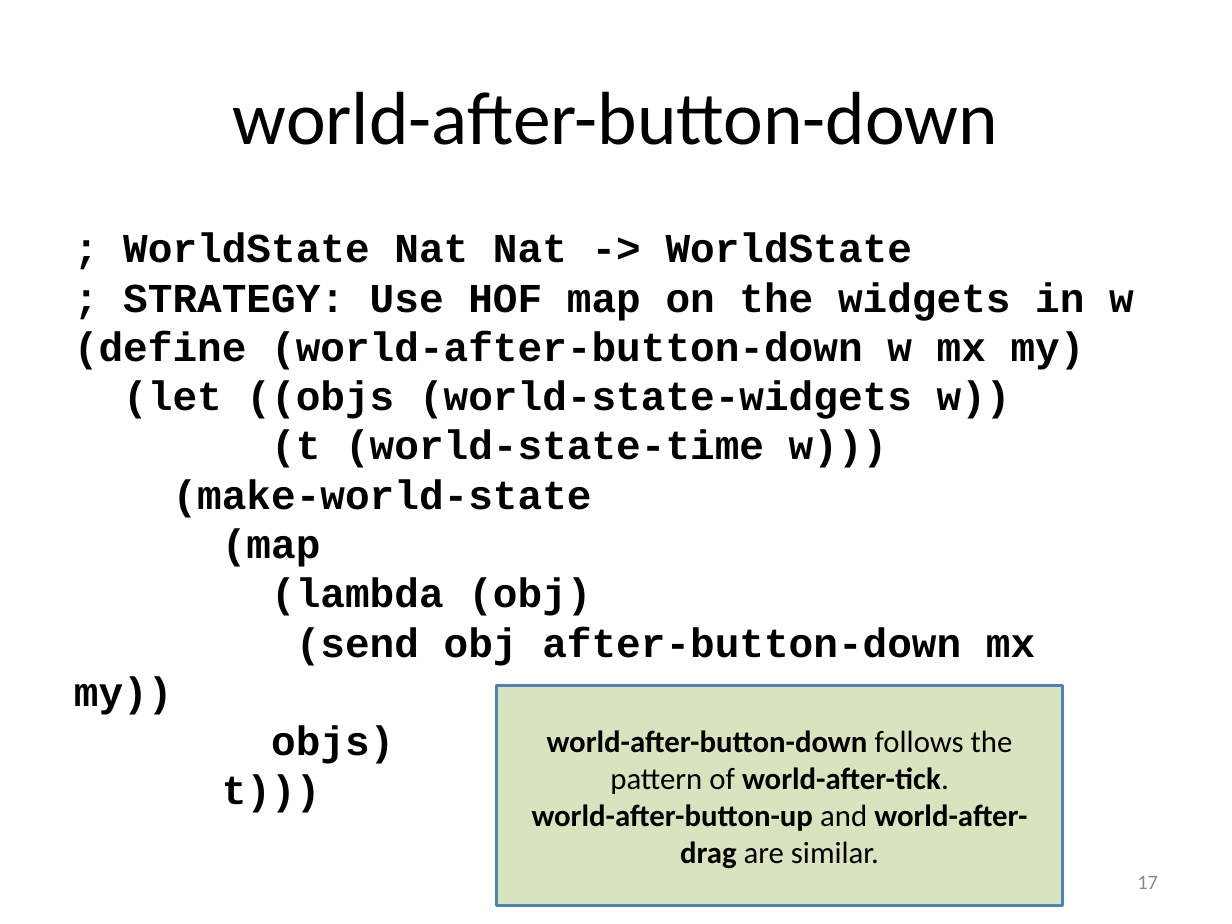
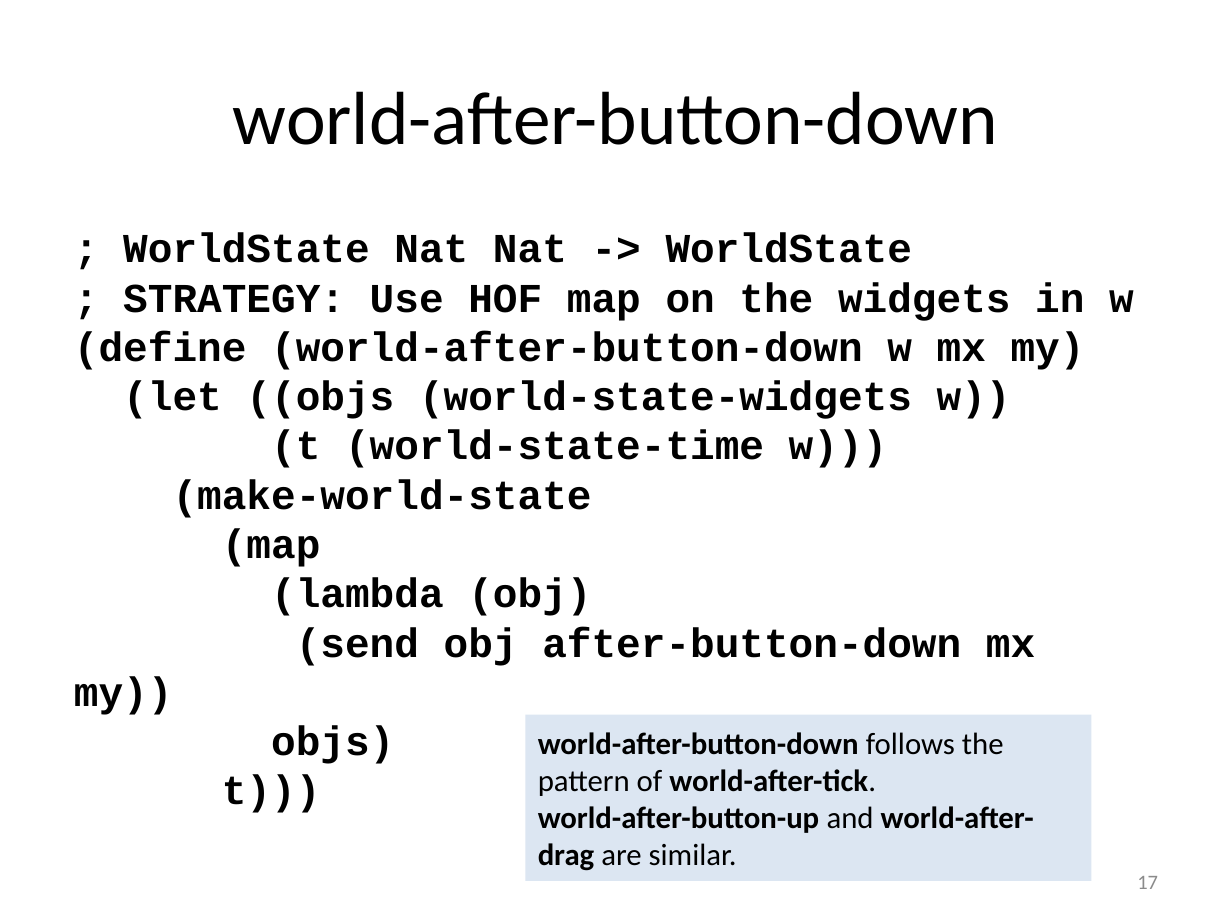
Before and after one commit to mwand/cs5010f16, a slide deck: slide 17 of Slides/Lesson 9.2 A Case Study- Space Invaders.pptx. Drawn at 1232x924 pixels with LibreOffice and Linux fonts; fonts in the diff are those of the drawing. Boxes give left, top, right and bottom in pixels: in the first picture for what was removed or moved away, otherwise in the second. Text is boxed around its words. In the diff, an @@ line names an element or a change of style, - is before the commit and + after.

```diff
--- a/Slides/Lesson 9.2 A Case Study- Space Invaders.pptx
+++ b/Slides/Lesson 9.2 A Case Study- Space Invaders.pptx
@@ rectangle "world-after-button-down follows the pattern of ..." resized from (x1=496, y1=685, x2=1062, y2=906) to (x1=526, y1=715, x2=1092, y2=881) @@
@@ rectangle "world-after-button-down follows the pattern of ..." at (x1=526, y1=715, x2=1092, y2=881): alignment centre to left; fill #D7E4BD to #DCE6F2; outline #4F81BD 2 pt to none @@
```
Also in this commit, not shown: 12 other slides changed, 9 other files.
